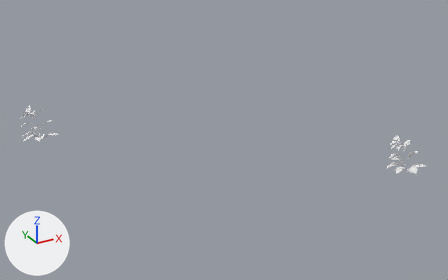
An edit to the OBJ model PantyHouse/models/plantleaf.obj, drawn before and after from the same camera.
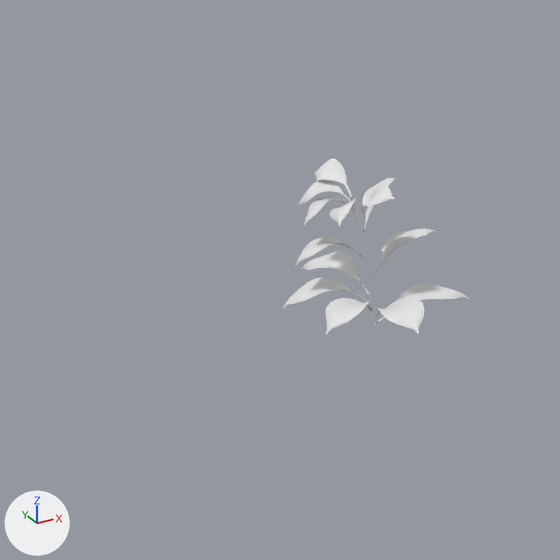
The first picture shows the older version from a 50 mm lens placed at (-457.0, -859.0, 428.0), pointed at (13.0, -3.0, 1.0). The close-ups show both versions on the part from 72% to 100% of the width and 36% to 80% of the height of that picture. The lights are fixed; the arrows at lower left show +X, +Y and +Z. Where no turn or scale is listed for an object, it has been applied to the vertices.

In view in the first close-up: 'plantleaf'.
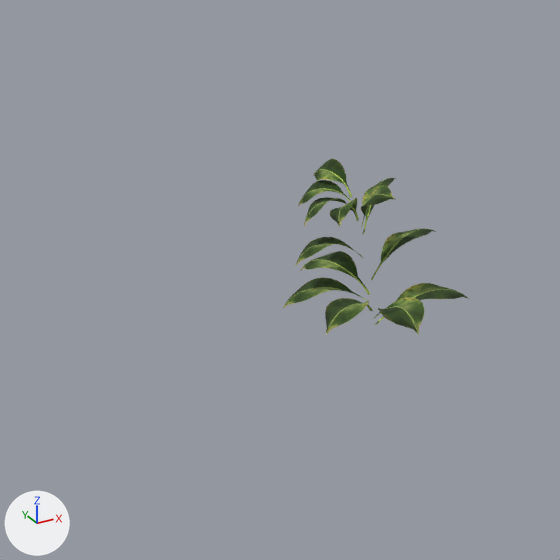
Location of each change, (x1, y1, x2, y2) in pixels of the close-ups (560 x 560 px):
'plantleaf', surface changed (white to green): (283, 159, 469, 335) in both

What changed in the scene script:
```text
Add img_ramp3_rubberplantpotted1leaf_bmp:
    img_ramp3_rubberplantpotted1leaf_bmp = load_image('ramp3-rubberPlantPotted1Leaf.bmp', '../textures/ramp3-rubberPlantPotted1Leaf.bmp', 512, 512, 'sRGB')
Change mat_plant1_rubberplantpotted1leafshadersg1:
    remove mat_plant1_rubberplantpotted1leafshadersg1.base_color = (0.8, 0.8, 0.8)  # white #e7e7e7
    add mat_plant1_rubberplantpotted1leafshadersg1.texture = img_ramp3_rubberplantpotted1leaf_bmp
```
